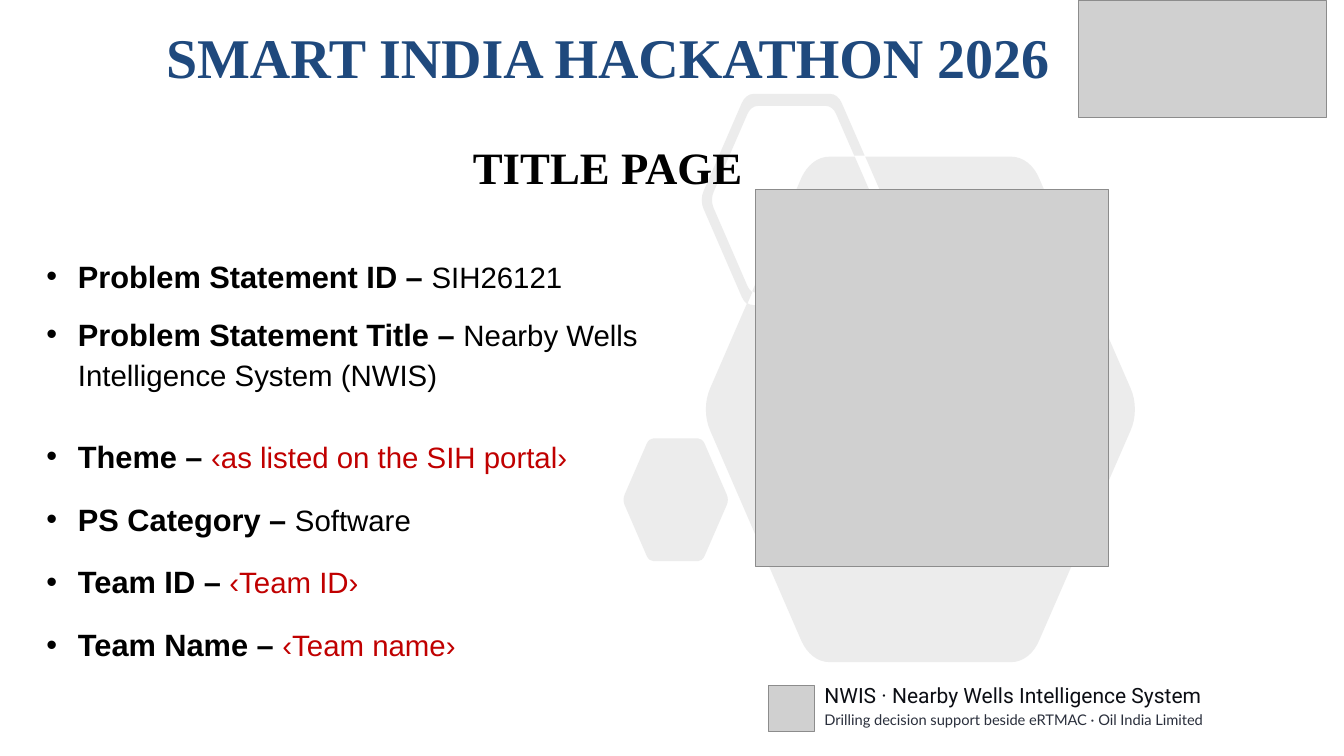
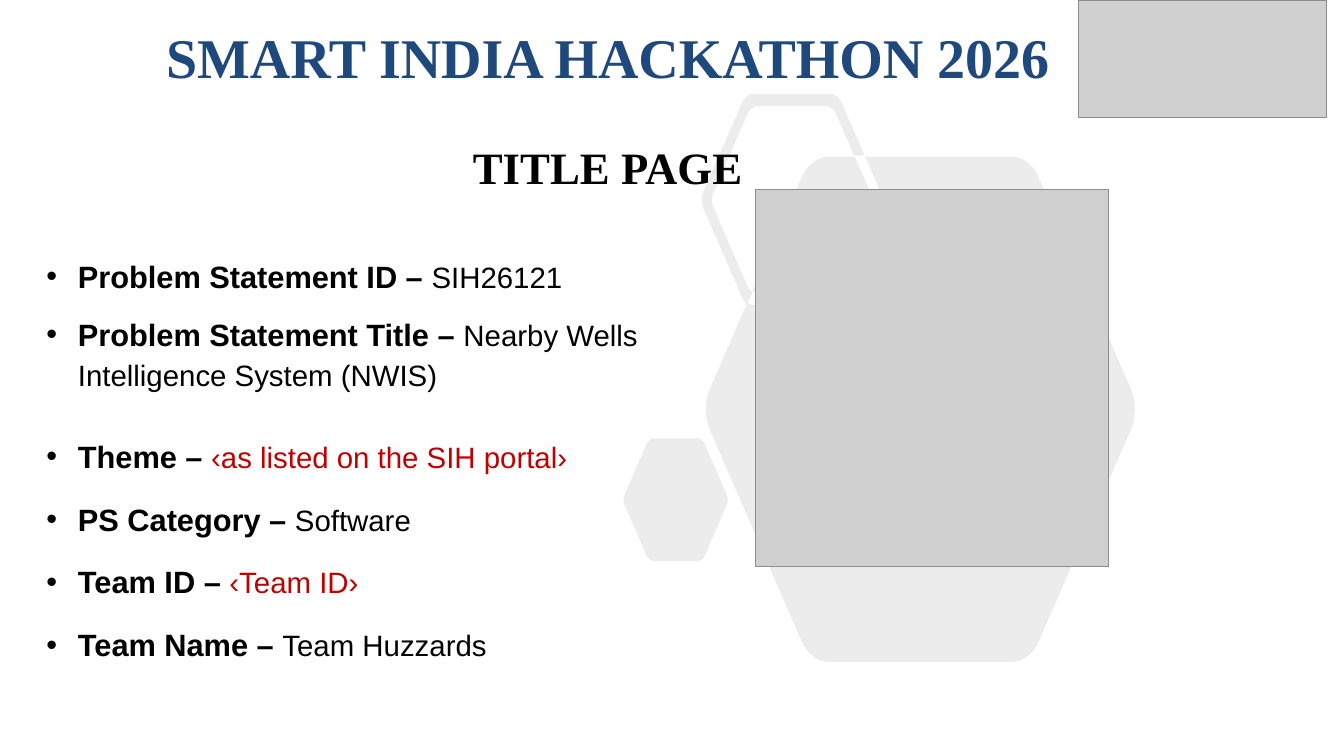
Before and after one commit to aryabailur/sih26121, a slide deck: slide 1 of docs/NWIS_SIH2026_Idea_Presentation.pptx. Drawn at 1344x756 pixels with LibreOffice and Linux fonts; fonts in the diff are those of the drawing; grey boxes stand for pictures; background and template pictures are left out. Boxes give left, top, right and bottom in pixels: in the first picture for what was removed or moved away, otherwise in the second. Text is boxed around its words. In the diff, an @@ line names an element or a change of style, - is before the commit and + after.

```diff
--- a/docs/NWIS_SIH2026_Idea_Presentation.pptx
+++ b/docs/NWIS_SIH2026_Idea_Presentation.pptx
@@ text at bbox=[78, 634, 486, 657]: text changed; text colour #C00000 to #000000 @@
-• Team Name – ‹Team name›
+• Team Name – Team Huzzards
@@ picture removed at bbox=[768, 686, 815, 732] @@
@@ text removed at bbox=[824, 687, 1201, 708] @@
-NWIS · Nearby Wells Intelligence System
@@ text removed at bbox=[824, 714, 1203, 728] @@
-Drilling decision support beside eRTMAC · Oil India Limited
```
Also in this commit, not shown: 5 other slides changed, 31 other files.
